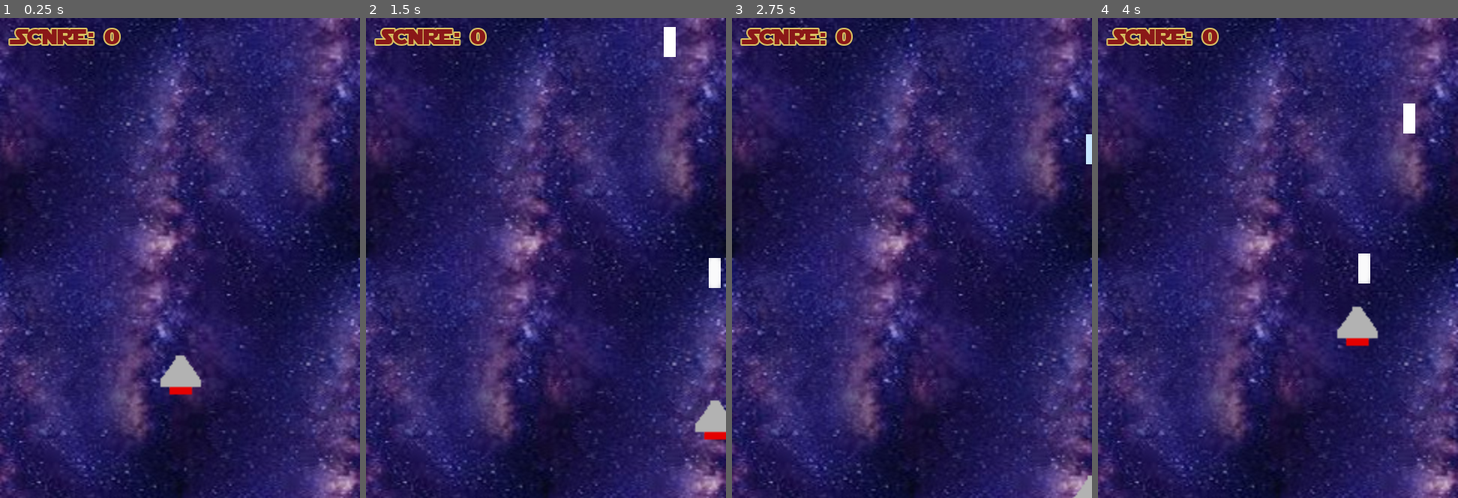
Above: before the commit, frames 1-4 (left to right).
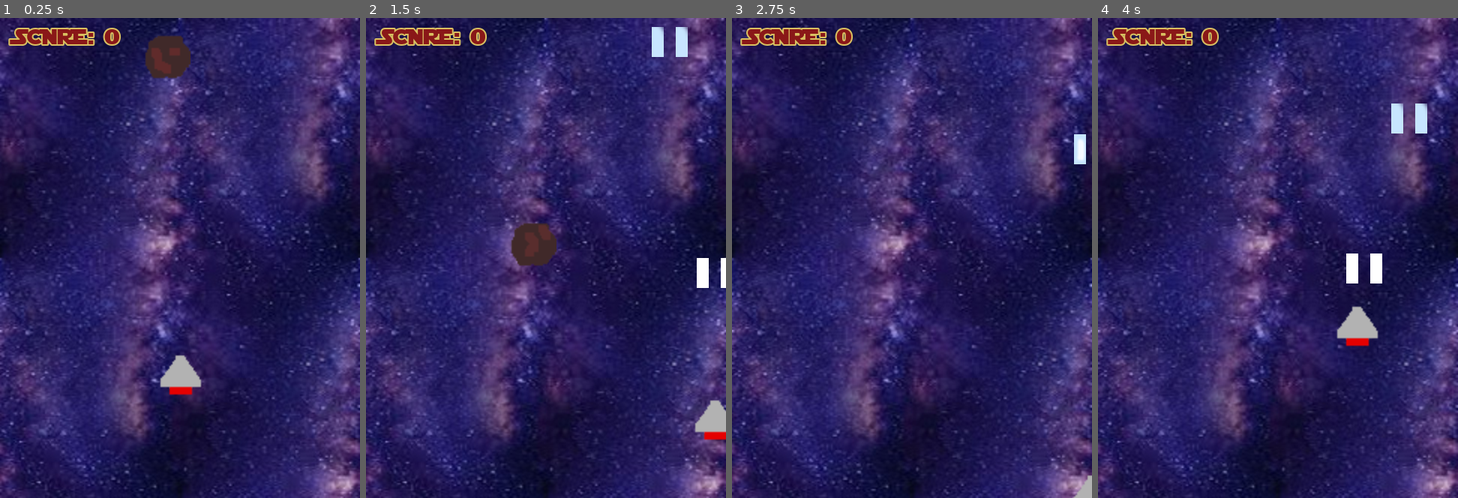
Above: after the commit, the same moments.

Repository: Fangzhu1234/Space_Shoot
Game: Godot game, scene res://stage.tscn
Same seed, same stepped clock (60 frames per second), same inputs: the game is played once before the commit and once after it.
Inputs:
- Up to frame 1 (0.25 s): no input
- Up to frame 2 (1.5 s): tap Enter at 0.5 s; hold Right 0.53-1.28 s; hold Enter 0.53-1.28 s; tap Space at 0.77, 0.8, 1.07, 1.35 s; hold Down from 1.28 s (still down)
- Up to frame 3 (2.75 s): tap Space at 1.52, 1.82, 2.3 s; tap Enter at 1.55 s; release Down at 2.03 s; hold Right from 2.03 s (still down); hold Enter from 2.03 s (still down)
- Up to frame 4 (4 s): release Right at 2.78 s; release Enter at 2.78 s; hold Up 2.78-3.53 s; tap Enter at 2.85 s; tap Space at 3.02, 3.32 s; hold Left from 3.53 s (still down); hold Space from 3.53 s (still down)

The runs differ from the first frame. In frame 1, 0.9% of the frame differs, in the area x 40-53%, y 3-13%; in frame 2, 2.1%, in the area x 40-100%, y 1-57%; in frame 3, 0.3%; in frame 4, 1.2%.

Commit message:
stage_commit
explosion
two lasers.

Diff:
--- /dev/null
+++ b/Asteroid.gd
@@ -0,0 +1,32 @@
+extends Area2D
+
+const HEIGHT = 320
+const WIDTH =240
+var explosion_scene = preload("res://Explosion.tscn")
+var move_speed = 100
+var score_emitted = false
+
+signal score
+
+# Called when the node enters the scene tree for the first time.
+func _ready():
+	pass # Replace with function body.
+
+
+# Called every frame. 'delta' is the elapsed time since the previous frame.
+func _process(delta):
+	position += Vector2(0.0, move_speed * delta)
+	if position.y > WIDTH :
+		queue_free()
+
+
+func _on_Asteroid_area_entered(area:Area2D):
+	if area.is_in_group("bullet") or area.is_in_group("ship"):
+		if not score_emitted:
+			score_emitted = true
+			emit_signal("score")
+			queue_free()
+			var stage_node = get_parent()
+			var explosion_instance = explosion_scene.instance()
+			explosion_instance.position = position
+			stage_node.add_child(explosion_instance)
--- a/Asteroid.tscn
+++ b/Asteroid.tscn
@@ -1,7 +1,8 @@
-[gd_scene load_steps=5 format=2]
+[gd_scene load_steps=6 format=2]
 
 [ext_resource path="res://Assets/stone02.png" type="Texture" id=1]
 [ext_resource path="res://Assets/stone01.png" type="Texture" id=2]
+[ext_resource path="res://Asteroid.gd" type="Script" id=3]
 
 [sub_resource type="CircleShape2D" id=1]
 radius = 15.2971
@@ -14,7 +15,8 @@
 "speed": 4.0
 } ]
 
-[node name="Asteroid" type="Area2D"]
+[node name="Asteroid" type="Area2D" groups=["rock"]]
+script = ExtResource( 3 )
 
 [node name="CollisionShape2D" type="CollisionShape2D" parent="."]
 shape = SubResource( 1 )
@@ -22,4 +24,7 @@
 [node name="AnimatedSprite" type="AnimatedSprite" parent="."]
 frames = SubResource( 2 )
 animation = "rock"
+frame = 2
 playing = true
+
+[connection signal="area_entered" from="." to="." method="_on_Asteroid_area_entered"]
--- /dev/null
+++ b/Explosion.tscn
@@ -0,0 +1,8 @@
+[gd_scene load_steps=2 format=2]
+
+[ext_resource path="res://Assets/explosion.png" type="Texture" id=1]
+
+[node name="Explosion" type="Area2D"]
+
+[node name="Sprite" type="Sprite" parent="."]
+texture = ExtResource( 1 )
--- a/Ship.gd
+++ b/Ship.gd
@@ -6,6 +6,8 @@
 
 var shot_scene = preload("res://bullet.tscn")
 var can_shot = true
+var explosion_scene = preload("res://Explosion.tscn")
+signal destroyed
 
 # Called when the node enters the scene tree for the first time.
 func _ready():
@@ -35,13 +37,25 @@
     if Input.is_key_pressed(KEY_SPACE) and can_shot:
         var stage_node = get_parent()
         var shot_instance = shot_scene.instance()
+        var shot_instance1 = shot_scene.instance()
         can_shot = false
         get_node("ReloadTimer").start()
 
-        shot_instance.position = Vector2(position.x, position.y - 24)
+        shot_instance.position = Vector2(position.x - 8, position.y - 24)
+        shot_instance1.position = Vector2(position.x + 8, position.y - 24)
         stage_node.add_child(shot_instance)
-
+        stage_node.add_child(shot_instance1)
 
 
 func _on_ReloadTimer_timeout():
     can_shot = true
+
+
+func _on_Ship_area_entered(area:Area2D):
+    if area.is_in_group("rock"):
+        emit_signal("destroyed")
+        queue_free()
+        var stage_node = get_parent()
+        var explosion_instance = explosion_scene.instance()
+        explosion_instance.position = position
+        stage_node.add_child(explosion_instance)
--- a/Ship.tscn
+++ b/Ship.tscn
@@ -16,7 +16,7 @@
 "speed": 5.0
 } ]
 
-[node name="Ship" type="Area2D"]
+[node name="Ship" type="Area2D" groups=["ship"]]
 script = ExtResource( 4 )
 
 [node name="HitZone" type="CollisionShape2D" parent="."]
@@ -25,10 +25,12 @@
 [node name="Ship" type="AnimatedSprite" parent="."]
 frames = SubResource( 2 )
 animation = "ship"
+frame = 2
 playing = true
 
 [node name="ReloadTimer" type="Timer" parent="."]
 wait_time = 0.2
 one_shot = true
 
+[connection signal="area_entered" from="." to="." method="_on_Ship_area_entered"]
 [connection signal="timeout" from="ReloadTimer" to="." method="_on_ReloadTimer_timeout"]
--- a/bullet.gd
+++ b/bullet.gd
@@ -5,11 +5,15 @@
 
 # Called when the node enters the scene tree for the first time.
 func _ready():
-    pass # Replace with function body.
+	pass # Replace with function body.
 
 
 # Called every frame. 'delta' is the elapsed time since the previous frame.
 func _process(delta):
-    position += Vector2(0.0, -MOVE_SPEED * delta)
-    if position.y <= 0:
-        queue_free()
+	position += Vector2(0.0, -MOVE_SPEED * delta)
+	if position.y <= 0:
+		queue_free()
+
+func _on_bullet_area_entered(area:Area2D):
+	if area.is_in_group("rock"):
+		queue_free()
--- a/bullet.tscn
+++ b/bullet.tscn
@@ -17,7 +17,7 @@
 "speed": 5.0
 } ]
 
-[node name="bullet" type="Area2D"]
+[node name="bullet" type="Area2D" groups=["bullet"]]
 script = ExtResource( 5 )
 
 [node name="CollisionShape2D" type="CollisionShape2D" parent="."]
@@ -26,4 +26,7 @@
 [node name="bullet" type="AnimatedSprite" parent="."]
 frames = SubResource( 2 )
 animation = "shot"
+frame = 1
 playing = true
+
+[connection signal="area_entered" from="." to="." method="_on_bullet_area_entered"]
--- /dev/null
+++ b/stage.gd
@@ -0,0 +1,30 @@
+extends Node2D
+
+var is_game_over = false
+var astroid = preload("res://Asteroid.tscn")
+const WIDTH = 240
+const HEIGHT = 320
+var score = 0
+
+# Called when the node enters the scene tree for the first time.
+func _ready():
+	get_node("Ship").connect("destroyed", self, "_on_ship_destroyed")
+
+
+func _input(event):
+	if Input.is_key_pressed(KEY_ESCAPE):
+		get_tree().quit()
+	if is_game_over and Input.is_key_pressed(KEY_ENTER):
+		get_tree().change_scene("res://stage.tscn")
+
+# Called every frame. 'delta' is the elapsed time since the previous frame.
+#func _process(delta):
+#	pass
+
+func _on_ship_destroyed():
+	get_node("UI/retry").show()
+	is_game_over = true
+
+
+func _on_SpawnTimer_timeout():
+	pass # Replace with function body.
--- a/stage.tscn
+++ b/stage.tscn
@@ -1,8 +1,10 @@
-[gd_scene load_steps=5 format=2]
+[gd_scene load_steps=7 format=2]
 
 [ext_resource path="res://Starjedi.ttf" type="DynamicFontData" id=1]
 [ext_resource path="res://Ship.tscn" type="PackedScene" id=2]
 [ext_resource path="res://Assets/images.jpeg" type="Texture" id=3]
+[ext_resource path="res://Asteroid.tscn" type="PackedScene" id=4]
+[ext_resource path="res://stage.gd" type="Script" id=5]
 
 [sub_resource type="DynamicFont" id=1]
 size = 14
@@ -11,6 +13,7 @@
 font_data = ExtResource( 1 )
 
 [node name="stage" type="Node2D"]
+script = ExtResource( 5 )
 
 [node name="SpawnTimer" type="Timer" parent="."]
 autostart = true
@@ -21,6 +24,9 @@
 
 [node name="Ship" parent="." instance=ExtResource( 2 )]
 position = Vector2( 120, 240 )
+
+[node name="Asteroid" parent="." instance=ExtResource( 4 )]
+position = Vector2( 111, 0 )
 
 [node name="UI" type="CanvasLayer" parent="."]
 
@@ -46,3 +52,5 @@
 text = "game over"
 align = 1
 uppercase = true
+
+[connection signal="timeout" from="SpawnTimer" to="." method="_on_SpawnTimer_timeout"]
Binary file added: Assets/explosion.png
